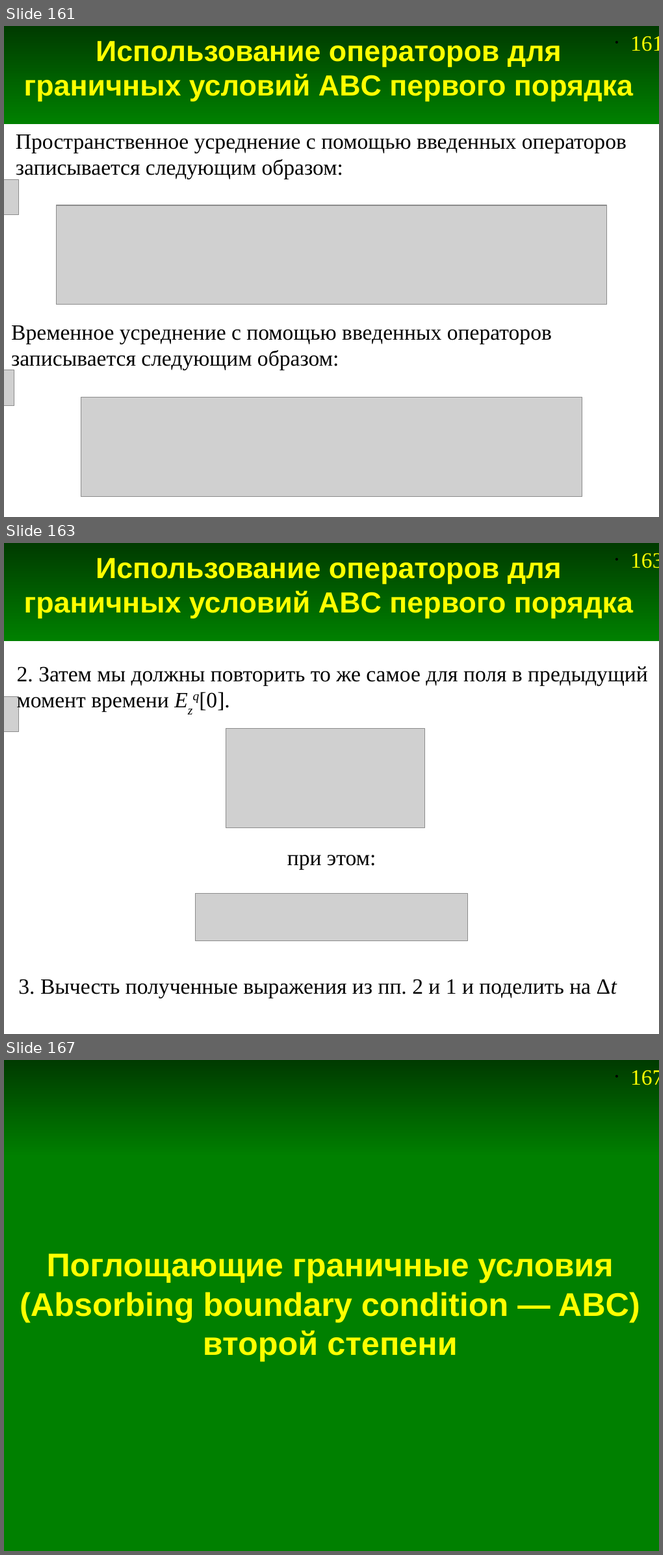
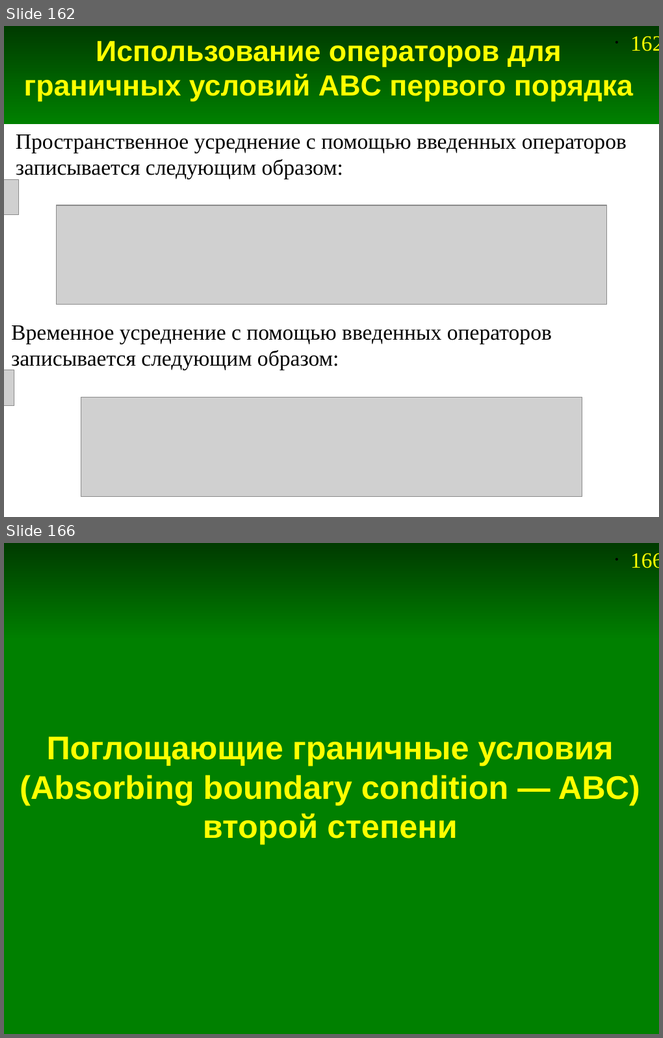
Before and after one commit to andris0147sv/modelling, a slide deck: presentations/2. FDTD.odp. Shown one above the other, each under a label of ours: slides 161, 163 and 167 before the commit, slides 162 and 166 after it; the slides between them are not shown. The pictures are 663x1555 and 663x1038 pixels, drawn with LibreOffice and Linux fonts; fonts in the diff are those of the drawing; grey boxes stand for pictures. Boxes give left, top, right and bottom in pixels: in the first picture for what was removed or moved away, otherwise in the second. Text is boxed around its words. In the diff, an @@ line names an element or a change of style, - is before the commit and + after.

```diff
--- a/presentations/2. FDTD.odp
+++ b/presentations/2. FDTD.odp
@@ slide 163 removed at (4, 543, 659, 1034), background #FFFFFF; not listed: 2 template elements that a slide beside it also shows @@
@@ title removed at (24, 558, 633, 618) @@
-Использование операторов для граничных условий ABC первого порядка
@@ text removed at (17, 667, 648, 712) @@
-2. Затем мы должны повторить то же самое для поля в предыдущий
-момент времени Ezq[0].
@@ picture removed at (4, 696, 18, 731) @@
@@ picture removed at (226, 728, 425, 828) @@
@@ text removed at (287, 855, 376, 869) @@
-при этом:
@@ picture removed at (195, 893, 469, 941) @@
@@ text removed at (18, 979, 617, 999) @@
-3. Вычесть полученные выражения из пп. 2 и 1 и поделить на Δt
@@ what was slide 161 is now slide 162 @@
@@ page number at (631, 36, 659, 51): text changed @@
-• 161
+• 162
@@ what was slide 167 is now slide 166 @@
@@ page number at (631, 553, 659, 568): text changed @@
-• 167
+• 166
```
Also in this commit, not shown: 7 slides changed, 1 slide added, 3 other slides removed, 6 other files.
